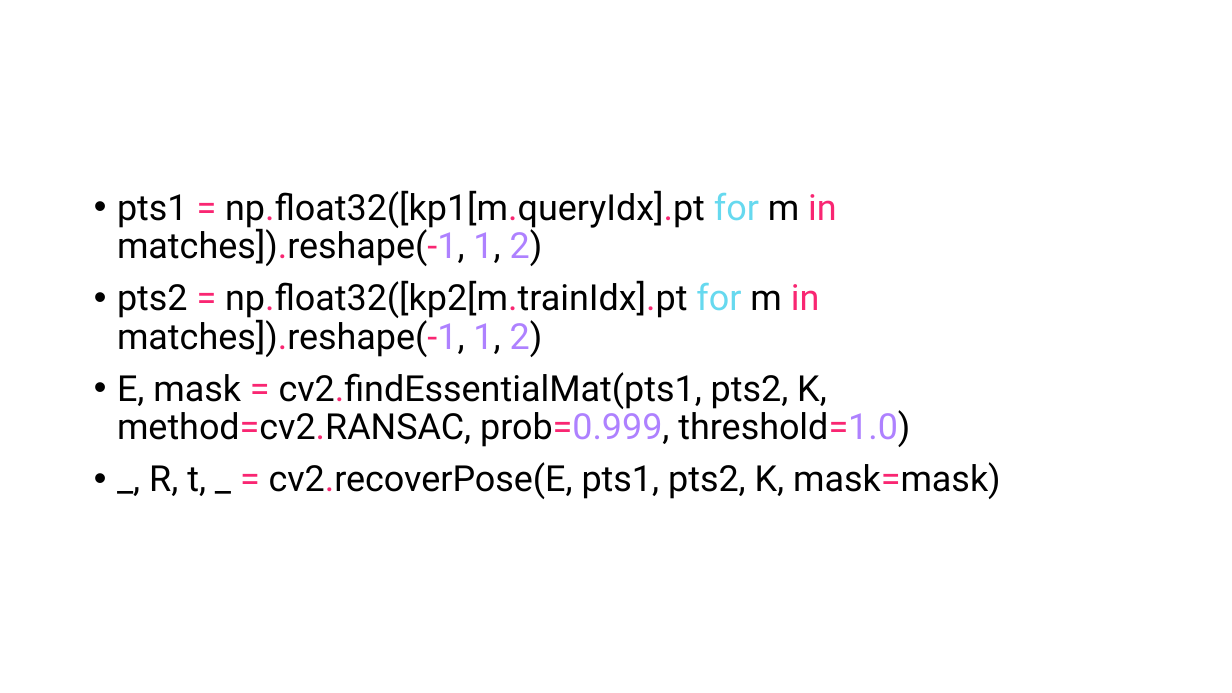
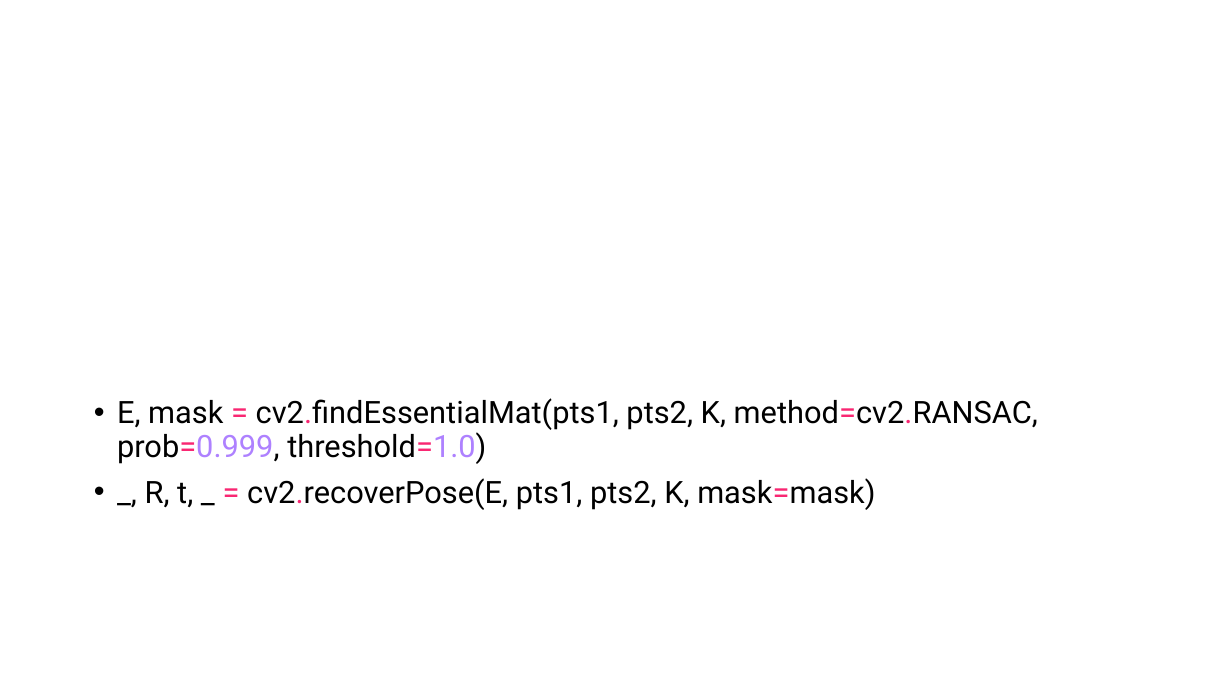
Before and after one commit to SSOE-ECE1390/LecturePowerPoints, a slide deck: slide 34 of ECE1390_Lecture15.pptx (slide 31 before the commit). Drawn at 1232x693 pixels with LibreOffice and Linux fonts; fonts in the diff are those of the drawing. Boxes give left, top, right and bottom in pixels: in the first picture for what was removed or moved away, otherwise in the second. Text is boxed around its words. In the diff, an @@ line names an element or a change of style, - is before the commit and + after.

```diff
--- a/ECE1390_Lecture15.pptx
+++ b/ECE1390_Lecture15.pptx
@@ text at bbox=[117, 190, 837, 357]: paragraphs removed @@
-• pts1 = np.float32([kp1[m.queryIdx].pt for m in matches]).reshape(-1, 1, 2)
-• pts2 = np.float32([kp2[m.trainIdx].pt for m in matches]).reshape(-1, 1, 2)
@@ text "E, mask = cv2.findEssentialMat(pts1, pts2, ...": place and size @@
-text "E, mask = cv2.findEssentialMat(pts1, pts2, ..." at bbox=[117, 190, 1001, 499]
+text "E, mask = cv2.findEssentialMat(pts1, pts2, ..." at bbox=[117, 398, 1038, 510]
@@ text "E, mask = cv2.findEssentialMat(pts1, pts2, ..." at bbox=[117, 398, 1038, 510]: size 28 to 24 pt @@
```
Also in this commit, not shown: 3 other slides changed, 29 slides added, 31 slides removed, 1 other file.
